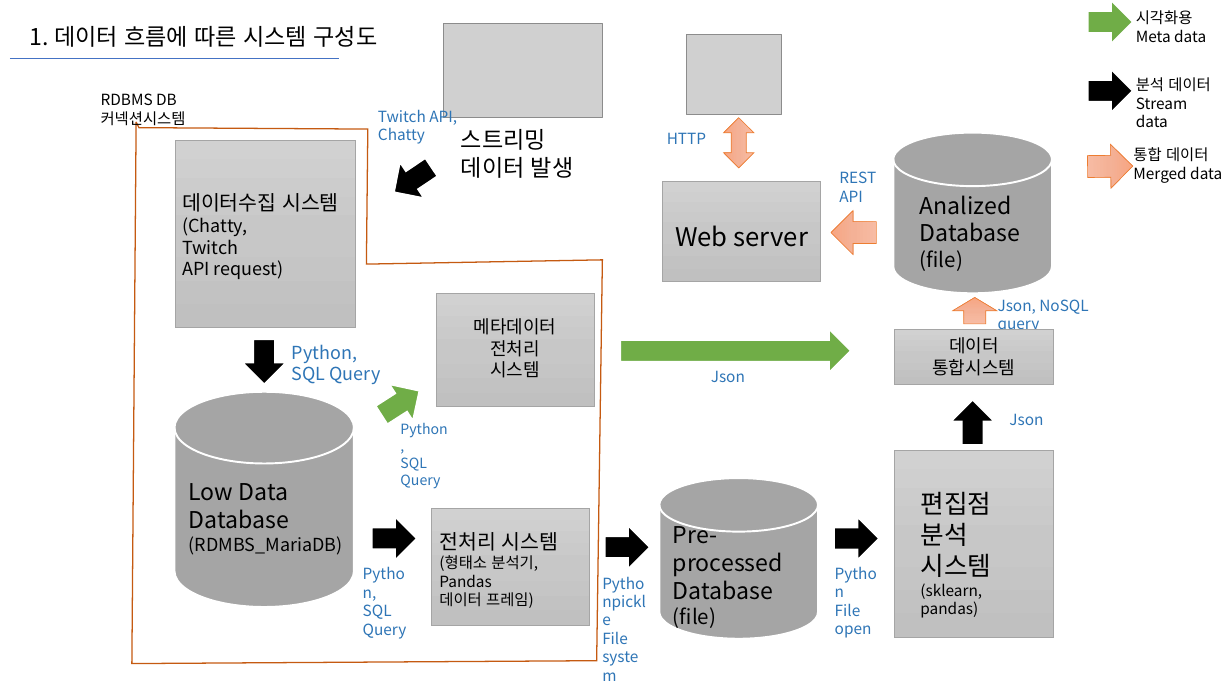
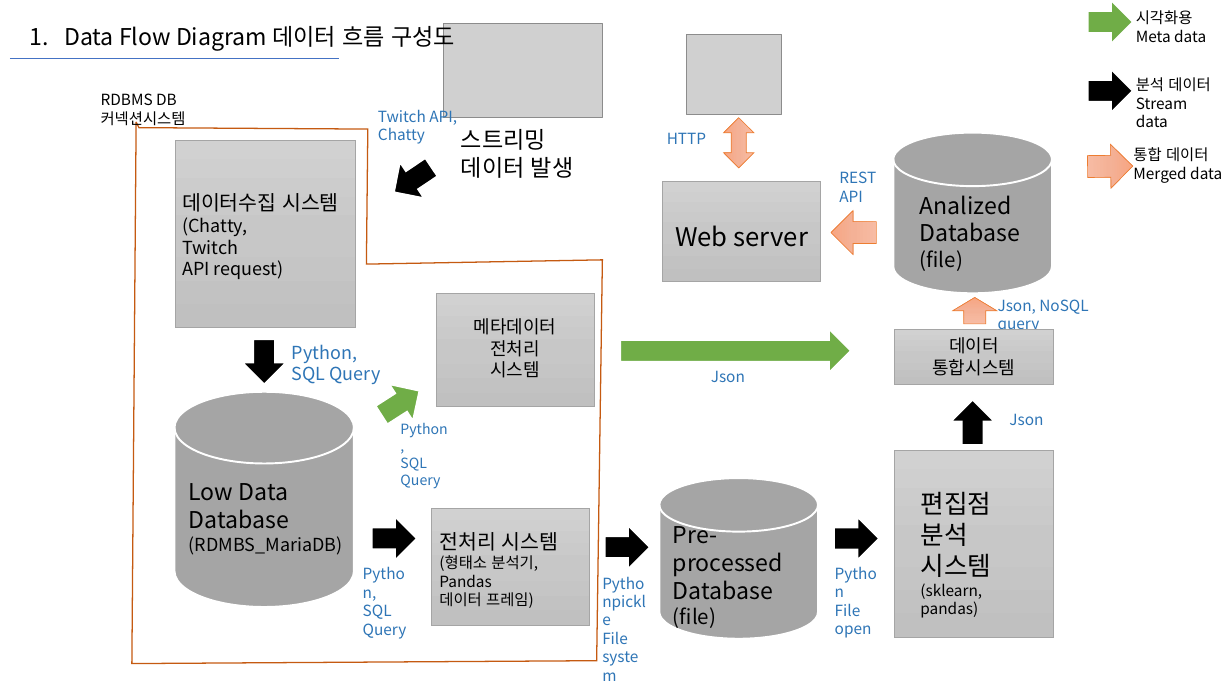
Before and after one commit to chanuuuuu/OnAD_project, a slide deck: slide 2 of docs/19_시스템구성도/시스템구성도.pptx. Drawn at 1232x693 pixels with LibreOffice and Linux fonts; fonts in the diff are those of the drawing; grey boxes stand for pictures. Boxes give left, top, right and bottom in pixels: in the first picture for what was removed or moved away, otherwise in the second. Text is boxed around its words. In the diff, an @@ line names an element or a change of style, - is before the commit and + after.

Commit message:
시스템구성도수정_190120_강화수

```diff
--- a/docs/19_시스템구성도/시스템구성도.pptx
+++ b/docs/19_시스템구성도/시스템구성도.pptx
@@ text at (64,23,455,51): text changed @@
-1. 데이터 흐름에 따른 시스템 구성도
+1. Data Flow Diagram 데이터 흐름 구성도
```
Also in this commit, not shown: 2 other slides changed, 2 slides added, 1 slide removed.
